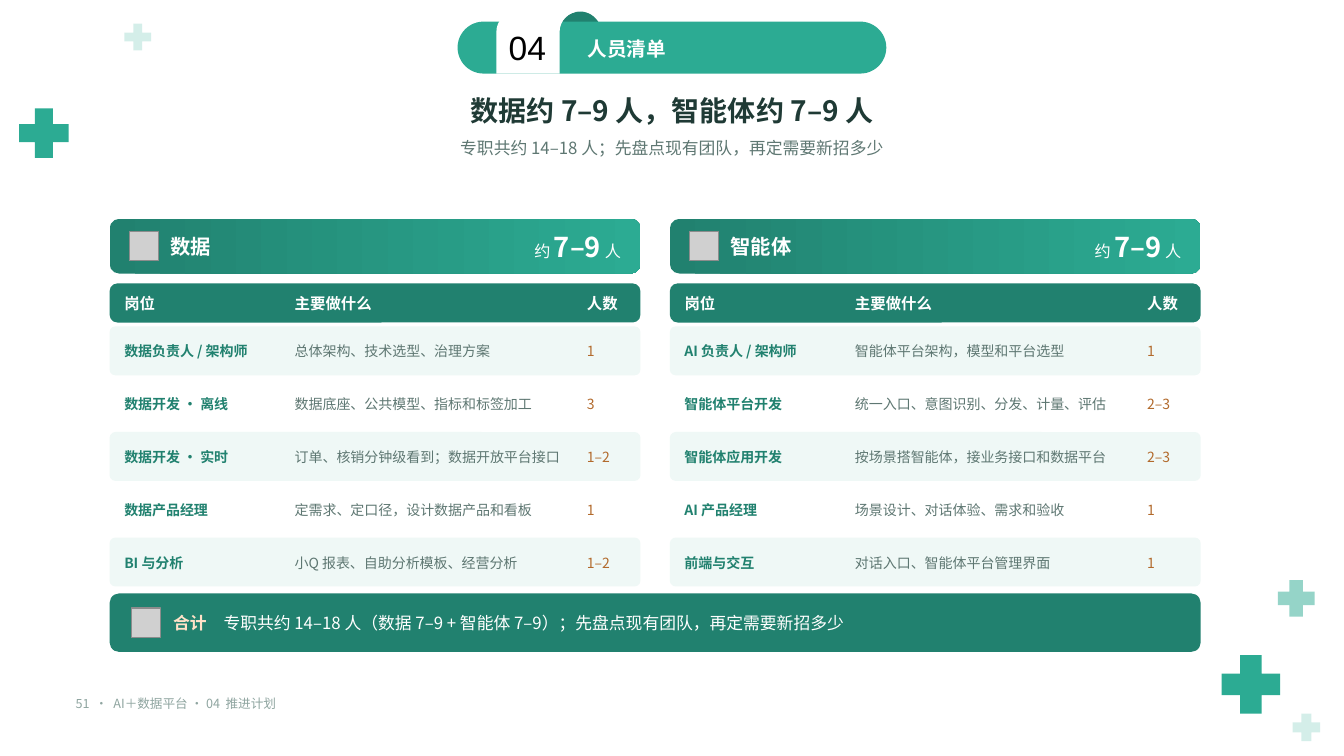
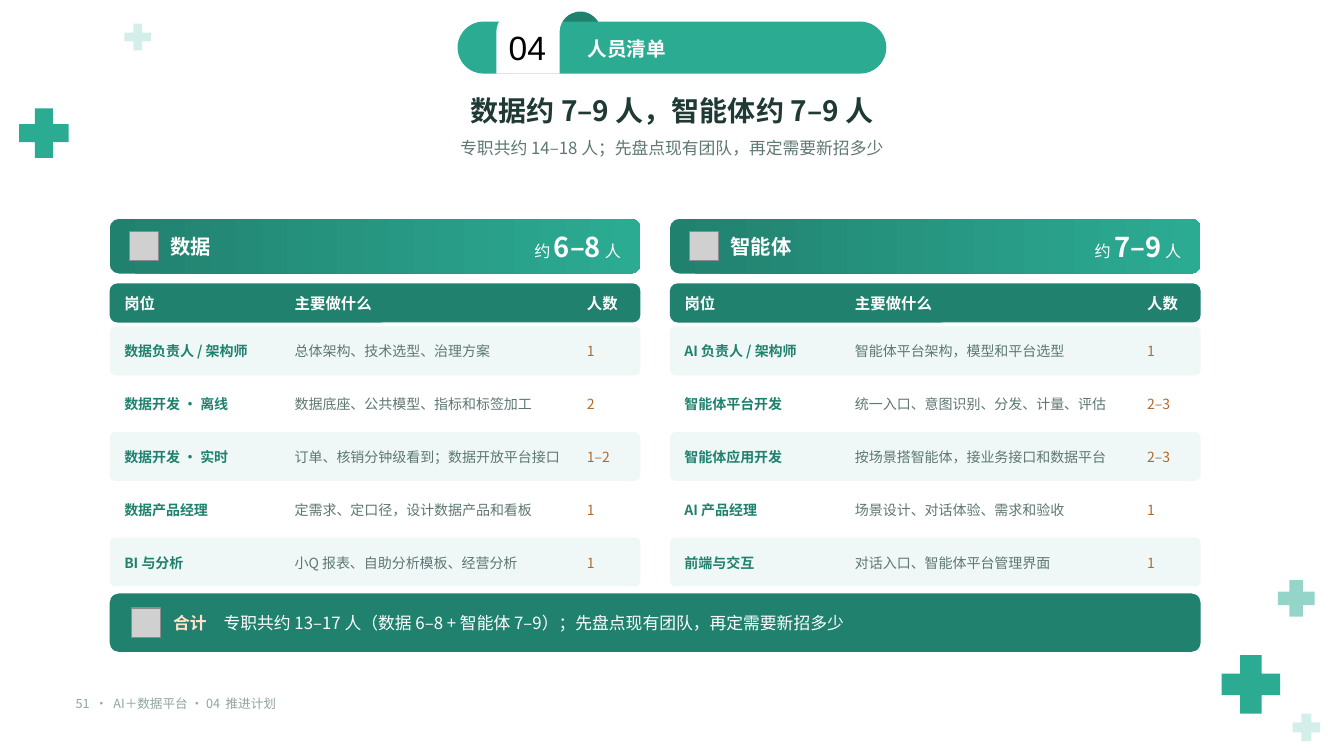
Before and after one commit to keanying/relevance, a slide deck: slide 51 of AI＋数据平台_老板汇报_明细版.pptx. Drawn at 1344x756 pixels with LibreOffice and Linux fonts; fonts in the diff are those of the drawing; grey boxes stand for pictures; background and template pictures are left out. Boxes give left, top, right and bottom in pixels: in the first picture for what was removed or moved away, otherwise in the second. Text is boxed around its words. In the diff, an @@ line names an element or a change of style, - is before the commit and + after.

Commit message:
修改内容

```diff
--- a/AI＋数据平台_老板汇报_明细版.pptx
+++ b/AI＋数据平台_老板汇报_明细版.pptx
@@ text at <box>534,236,621,259</box>: text changed @@
-约 7–9 人
+约 6–8 人
@@ text at <box>587,398,595,409</box>: text changed @@
-3
+2
@@ text at <box>587,558,595,568</box>: text changed @@
-1–2
+1
@@ text at <box>173,615,844,632</box>: text changed @@
-合计 专职共约 14–18 人（数据 7–9 + 智能体 7–9）；先盘点现有团队，再定需要新招多少
+合计 专职共约 13–17 人（数据 6–8 + 智能体 7–9）；先盘点现有团队，再定需要新招多少
```
